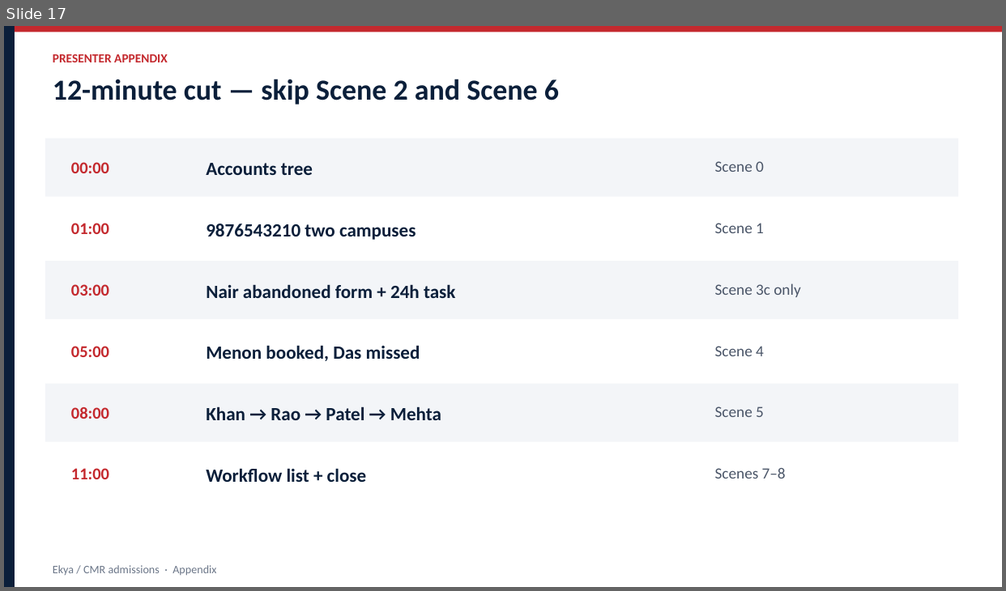
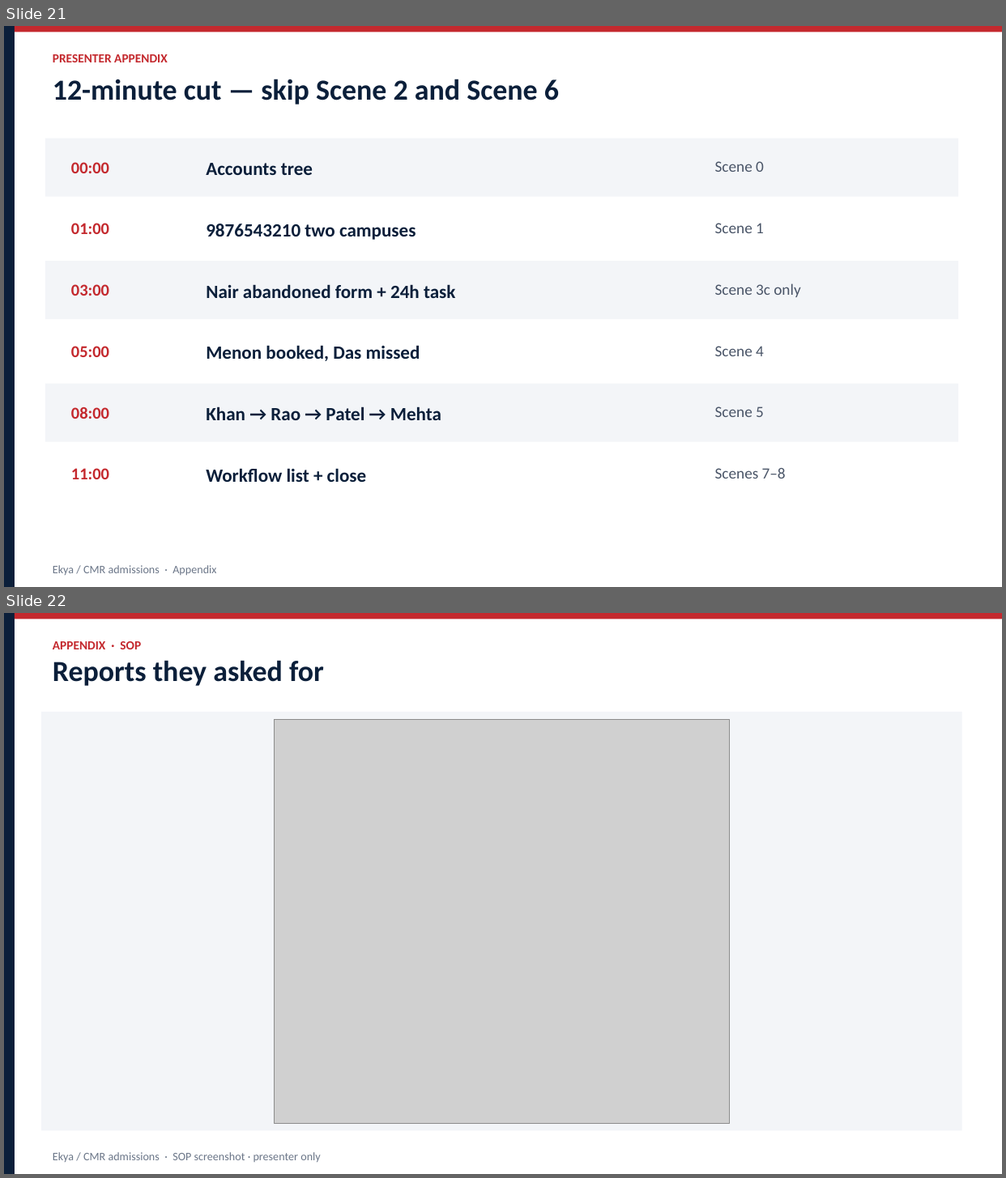
Before and after one commit to JuliaSan09/glowing-chainsaw, a slide deck: docs/ekya-admissions/show/Ekya-CMR-Admissions-Demo.pptx. Shown one above the other, each under a label of ours: slide 17 before the commit, slides 21 and 22 after it. The pictures are 1006x591 and 1006x1178 pixels, drawn with LibreOffice and Linux fonts; fonts in the diff are those of the drawing; grey boxes stand for pictures. Boxes give left, top, right and bottom in pixels: in the first picture for what was removed or moved away, otherwise in the second. Text is boxed around its words. In the diff, an @@ line names an element or a change of style, - is before the commit and + after.

```diff
--- a/docs/ekya-admissions/show/Ekya-CMR-Admissions-Demo.pptx
+++ b/docs/ekya-admissions/show/Ekya-CMR-Admissions-Demo.pptx
@@ slide 22 added at (x1=4, y1=613, x2=1002, y2=1174), background #FFFFFF @@
@@ rectangle added at (x1=4, y1=613, x2=15, y2=1174), fill #0B1F3A @@
@@ rectangle added at (x1=15, y1=613, x2=1002, y2=619), fill #C4292E @@
@@ text added at (x1=53, y1=641, x2=141, y2=649), 12 pt, text #C4292E, bold @@
+APPENDIX · SOP
@@ text added at (x1=53, y1=660, x2=324, y2=686), 28 pt, text #0B1F3A, bold @@
+Reports they asked for
@@ rectangle added at (x1=41, y1=712, x2=962, y2=1131), fill #F3F5F8 @@
@@ picture added at (x1=275, y1=719, x2=731, y2=1123) @@
@@ text added at (x1=53, y1=1152, x2=320, y2=1162), 11 pt, text #6B7688 @@
+Ekya / CMR admissions · SOP screenshot · presenter only
@@ what was slide 17 is now slide 21 @@
```
Also in this commit, not shown: 1 slide changed, 4 other slides added, 19 other files.
